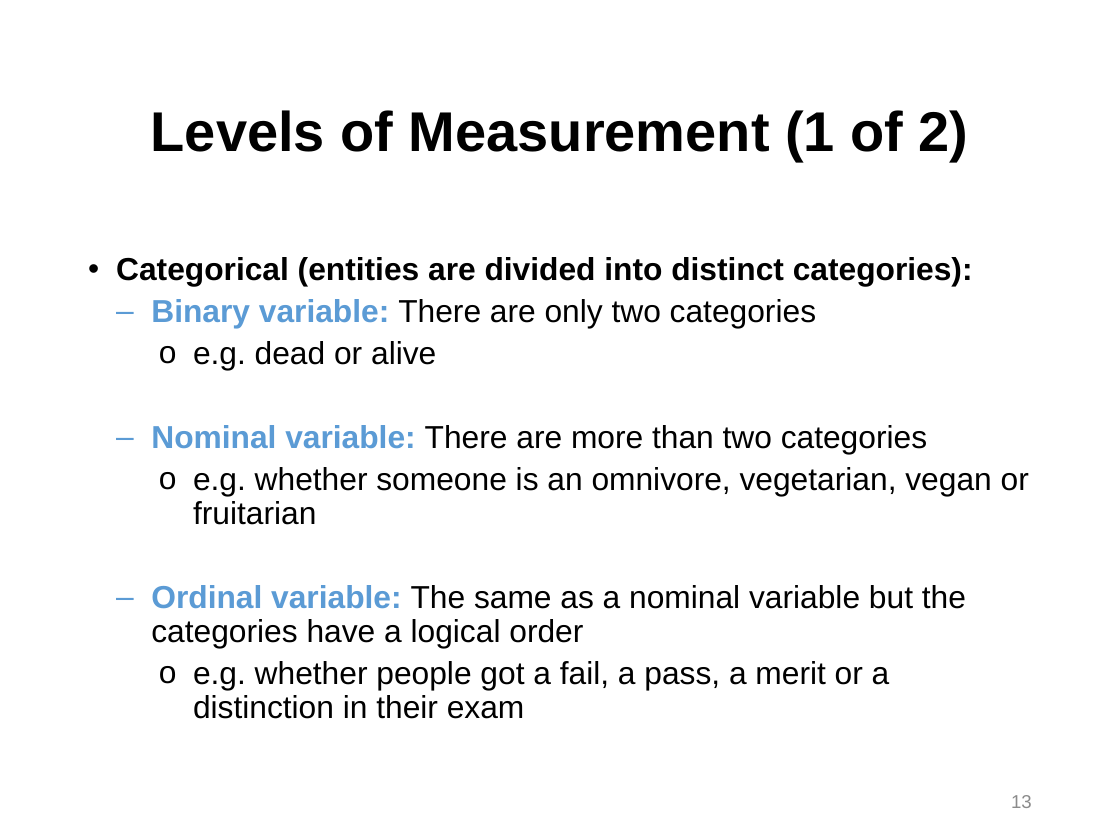
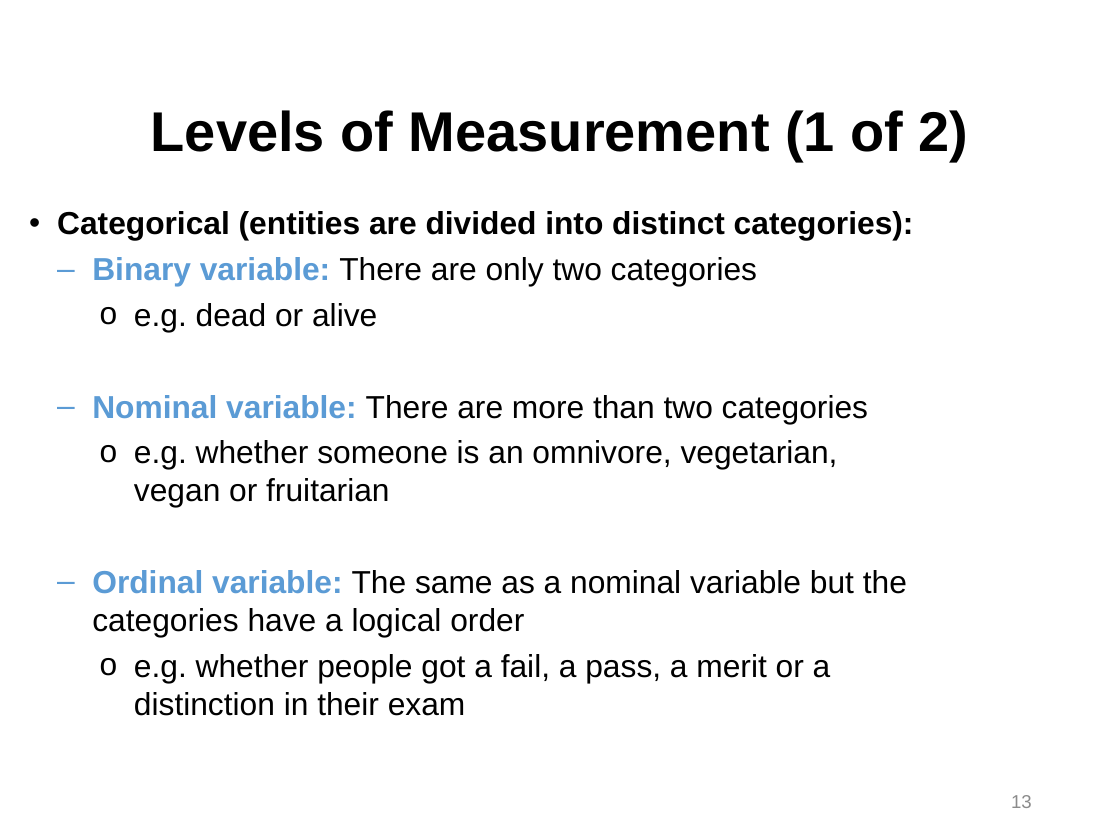
Before and after one commit to npm27/Teaching-Materials, a slide deck: slide 13 of Stats/Slides/1 Chapter 1 Slides.pptx. Drawn at 1120x840 pixels with LibreOffice and Linux fonts; fonts in the diff are those of the drawing. Boxes give left, top, right and bottom in pixels: in the first picture for what was removed or moved away, otherwise in the second. Text is boxed around its words. In the diff, an @@ line names an element or a change of style, - is before the commit and + after.

```diff
--- a/Stats/Slides/1 Chapter 1 Slides.pptx
+++ b/Stats/Slides/1 Chapter 1 Slides.pptx
@@ text "Categorical (entities are divided into ...": place and size @@
-text "Categorical (entities are divided into ..." at <box>116,257,1029,719</box>
+text "Categorical (entities are divided into ..." at <box>57,211,914,716</box>
@@ text "Categorical (entities are divided into ..." at <box>57,211,914,716</box>: line spacing 0.9 to 1 @@
```
